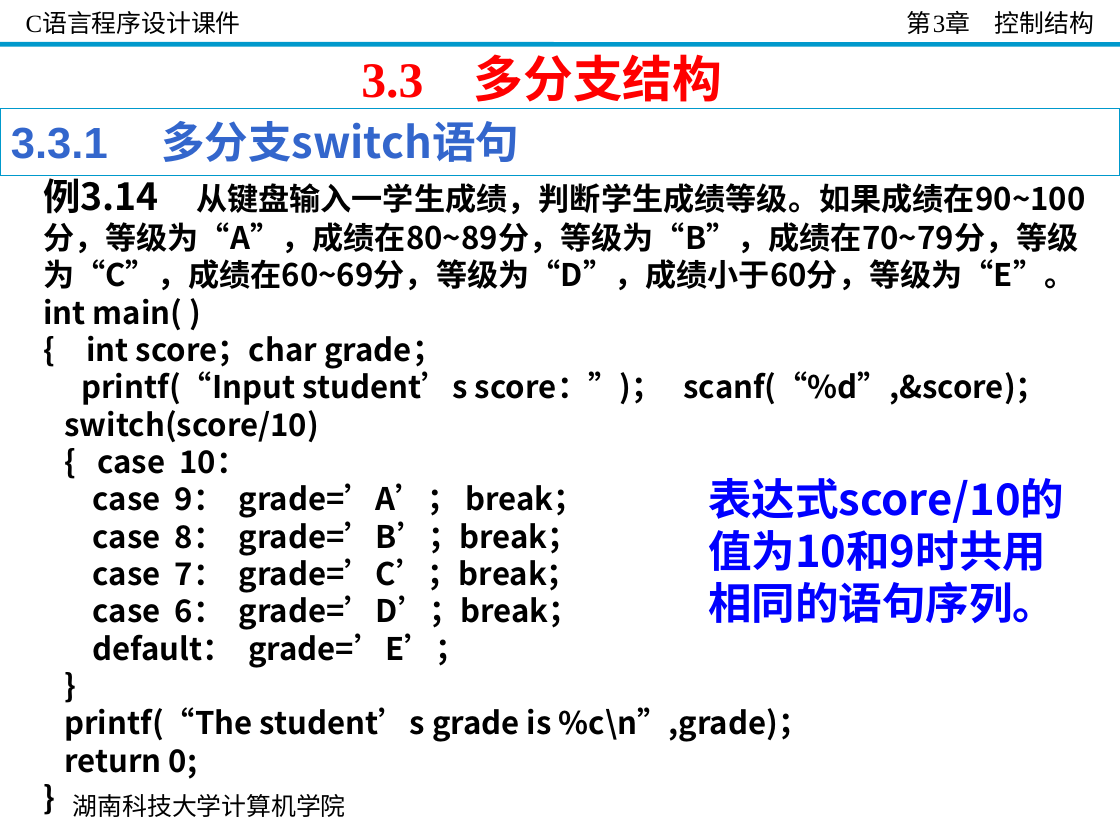
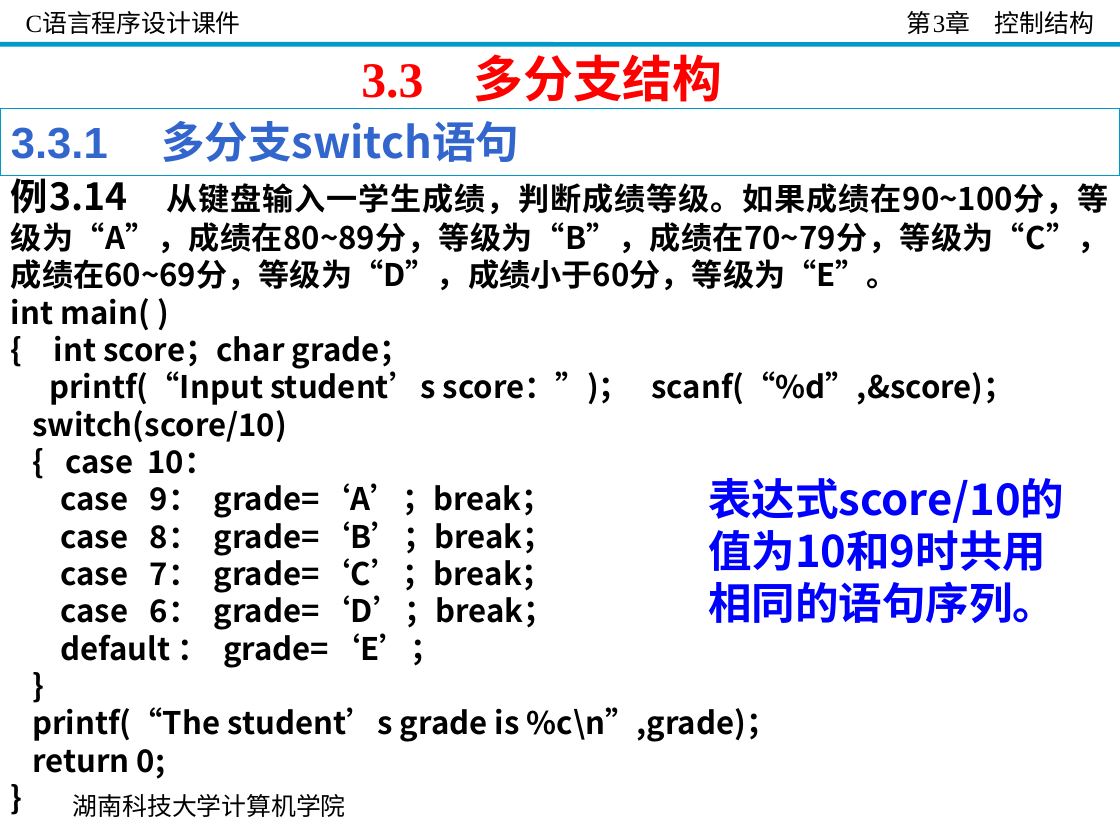
Before and after one commit to guoshengkang/guoshengkang.github.io, a slide deck: slide 28 of files/Slides_C_Programming/C语言程序设计__第3章.ppt. Drawn at 1120x840 pixels with LibreOffice and Linux fonts; fonts in the diff are those of the drawing; background and template pictures are left out. Boxes give left, top, right and bottom in pixels: in the first picture for what was removed or moved away, otherwise in the second. Text is boxed around its words. In the diff, an @@ line names an element or a change of style, - is before the commit and + after.

```diff
--- a/files/Slides_C_Programming/C语言程序设计__第3章.ppt
+++ b/files/Slides_C_Programming/C语言程序设计__第3章.ppt
@@ text "例3.14 从键盘输入一学生成绩，判断成绩等级。如果成绩在90~100分，等级为“A”，成绩在80~89分，等级为“B” ...": place and size @@
-text "例3.14 从键盘输入一学生成绩，判断成绩等级。如果成绩在90~100分，等级为“A”，成绩在80~89分，等级为“B” ..." at bbox=[43, 175, 1086, 779]
+text "例3.14 从键盘输入一学生成绩，判断成绩等级。如果成绩在90~100分，等级为“A”，成绩在80~89分，等级为“B” ..." at bbox=[11, 175, 1109, 779]
@@ text at bbox=[11, 175, 1109, 290]: text changed @@
-例3.14 从键盘输入一学生成绩，判断学生成绩等级。如果成绩在90~100分，等级为“A”，成绩在80~89分，等级为“B”，成绩在70~79分，等级为“C”，成绩在60~69分，等级为“D”，成绩小于60分，等级为“E”。
+例3.14 从键盘输入一学生成绩，判断成绩等级。如果成绩在90~100分，等级为“A”，成绩在80~89分，等级为“B”，成绩在70~79分，等级为“C”，成绩在60~69分，等级为“D”，成绩小于60分，等级为“E”。
@@ text at bbox=[60, 483, 555, 668]: text changed @@
-case 9： grade=’A’； break；
-case 8： grade=’B’；break；
-case 7： grade=’C’；break；
-case 6： grade=’D’；break；
-default： grade=’E’；
+case 9： grade=‘A’；break；
+case 8： grade=‘B’；break；
+case 7： grade=‘C’；break；
+case 6： grade=‘D’；break；
+default ： grade=‘E’；
```
Also in this commit, not shown: 55 other slides changed, 8 other files.
